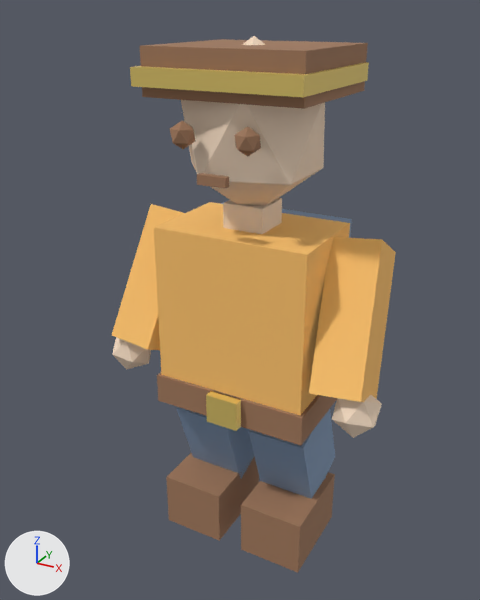
The Blender file assets/animations/player_combat.blend: old version first, new version second.
Before and after are seen from a 50 mm lens placed at (0.828, -1.579, 1.595), pointed at (-0.037, -0.006, 0.808). The lights are fixed; the arrows at lower left show +X, +Y and +Z. The older version comes first.

The older version as bpy lines, for what is in view:
```python
me_icosphere_002 = bpy.data.meshes.new('Icosphere.002')
me_icosphere_002.from_pydata(...)  # 60 vertices, 20 faces; spans x -0.197..0.197, y -0.187..0.187, z -0.22..0.22
me_icosphere_002.materials.append(mat_skin)  # beige #f6ddc4
ob_head = bpy.data.objects.new('head', me_icosphere_002)
ob_head.parent = ob_head_001
ob_head.matrix_parent_inverse = Matrix(((1.0, 0.0, 0.0, 0.0), (0.0, 1.0, 0.0, 0.0), (0.0, 0.0, 1.0, -1.26), (0.0, 0.0, 0.0, 1.0)))
ob_head.location = (0.0, 0.0, 1.32)
ob_head.scale = (1.0, 0.92, 1.05)
ob_head_001 = bpy.data.objects.new('head.001', None)
ob_head_001.parent = ob_neck_001
ob_head_001.location = (0.0, 0.0, 0.14)
ob_hips = bpy.data.objects.new('hips', None)
ob_hips.parent = ob_root
ob_hips.location = (0.0, 0.0, 0.46)
ob_lower_arm_l = bpy.data.objects.new('lower_arm_l', None)
ob_lower_arm_l.parent = ob_upper_arm_l
ob_lower_arm_l.location = (-0.06, 0.0, -0.2)
ob_lower_arm_l.rotation_euler = (-0.35, 0.0, 0.0)  # degrees (-20, 0, 0)
ob_lower_arm_r = bpy.data.objects.new('lower_arm_r', None)
ob_lower_arm_r.parent = ob_upper_arm_r
ob_lower_arm_r.location = (0.06, 0.0, -0.2)
ob_lower_arm_r.rotation_euler = (-0.4, 0.0, 0.0)  # degrees (-23, 0, 0)
ob_root = bpy.data.objects.new('root', None)
ob_root.location = (0.0, 0.0, 0.001)
ob_spine = bpy.data.objects.new('spine', None)
ob_spine.parent = ob_hips
ob_spine.location = (0.0, 0.0, 0.2)
ob_upper_arm_l = bpy.data.objects.new('upper_arm_l', None)
ob_upper_arm_l.parent = ob_shoulder_l
ob_upper_arm_l.location = (0.0, 0.0, 0.0)
ob_upper_arm_l.rotation_euler = (-0.12, 0.0, -0.2)  # degrees (-6.9, 0, -11)
ob_upper_arm_r = bpy.data.objects.new('upper_arm_r', None)
ob_upper_arm_r.parent = ob_shoulder_r
ob_upper_arm_r.location = (0.0, 0.0, 0.0)
ob_upper_arm_r.rotation_euler = (-0.12, 0.0, 0.2)  # degrees (-6.9, 0, 11)
# also in view: 'buckle' at (0.0, -0.17, 0.531); 'tunic' at (0.0, 0.0, 0.771); 'circlet' at (0.0, 0.0, 1.441); 'hand_r' at (0.374, -0.111, 0.612); 'hair' at (0.0, 0.02, 1.451)
```
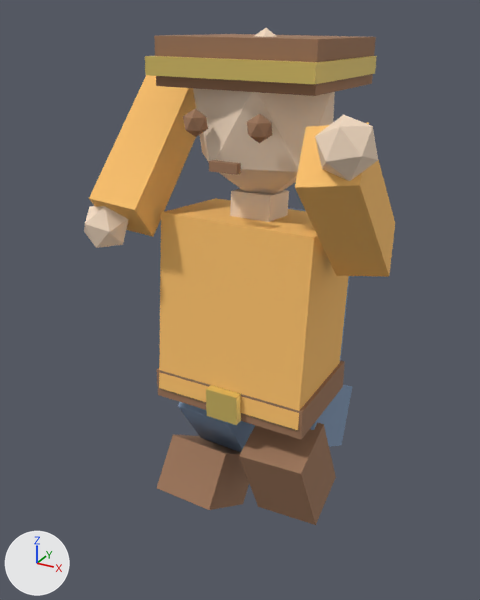
Not drawn themselves, but carrying or shaping drawn objects: ob_root, ob_hips, ob_spine, ob_head_001, ob_upper_arm_l, ob_upper_arm_r, ob_lower_arm_l, ob_lower_arm_r, ob_upper_leg_l, ob_upper_leg_r, ob_lower_leg_l, ob_lower_leg_r, ob_foot_l, ob_foot_r.

Changed parts and their boxes (x1, y1, x2, y2) in the pictures (480 x 600 px):
'tunic', moved, turned: before (154, 202, 350, 415); after (159, 198, 349, 430)
'arm_r', moved, turned: before (309, 237, 396, 402); after (295, 122, 395, 277)
'head', moved, turned: before (181, 36, 325, 206); after (193, 28, 335, 194)
'arm_l', moved, turned: before (112, 204, 185, 350); after (89, 75, 196, 237)
'hair', moved, turned: before (140, 39, 368, 109); after (154, 34, 376, 96)
'boot_r', moved, turned: before (241, 472, 335, 573); after (239, 423, 336, 525)
'circlet', moved, turned: before (130, 62, 369, 97); after (145, 56, 377, 84)
'boot_l', moved, turned: before (166, 453, 259, 541); after (157, 434, 249, 510)
'leg_r', moved, turned: before (248, 409, 335, 499); after (310, 385, 352, 447)
'belt', moved: before (157, 372, 337, 446); after (157, 360, 345, 439)
'hand_r', moved, turned: before (332, 395, 382, 438); after (315, 115, 378, 181)
'leg_l', moved, turned: before (176, 407, 254, 479); after (178, 402, 255, 452)
'neck', moved, turned: before (223, 198, 282, 234); after (230, 189, 289, 222)
'hand_l', moved, turned: before (112, 337, 151, 370); after (84, 206, 129, 248)
'buckle', moved: before (206, 391, 241, 431); after (206, 385, 241, 425)
'eye_r', moved, turned: before (234, 126, 261, 157); after (247, 114, 272, 143)
'eye_l', moved, turned: before (170, 121, 196, 149); after (183, 108, 208, 137)
'mouth', moved, turned: before (197, 173, 229, 188); after (209, 160, 241, 175)
'cape', moved, turned (mostly hidden): before (221, 201, 352, 238); after (288, 208, 350, 360)

What the commit changed:
Object 'root' (ob_root) moves from (0.0, 0.0, 0.001) to (0.0, 0.0, 0.0611).
Object 'hips' (ob_hips) moves from (0.0, 0.0, 0.46) to (0.0, 0.0, 0.42).
Object 'spine' (ob_spine) turns from (0, 0, 0) to (-5.7, 0, 0) degrees about x, y and z.
Object 'head.001' (ob_head_001) turns from (0, 0, 0) to (4.6, 0, 0) degrees about x, y and z.
Object 'upper_arm_l' (ob_upper_arm_l) turns from (-6.9, 0, -11) to (-149, 0, 0) degrees about x, y and z.
Object 'upper_arm_r' (ob_upper_arm_r) turns from (-6.9, 0, 11) to (-133, 0, 0) degrees about x, y and z.
Object 'lower_arm_l' (ob_lower_arm_l) turns from (-20, 0, 0) to (110, 0, 0) degrees about x, y and z.
Object 'lower_arm_r' (ob_lower_arm_r) turns from (-23, 0, 0) to (2.5, 0, 0) degrees about x, y and z.
Object 'upper_leg_l' (ob_upper_leg_l) turns from (19, 0, 0) to (34, 1.9, 0) degrees about x, y and z.
Object 'upper_leg_r' (ob_upper_leg_r) turns from (19, 0, 0) to (60, -3.2, 0) degrees about x, y and z.
Object 'lower_leg_l' (ob_lower_leg_l) turns from (-38, 0, 0) to (-67, 0, 0) degrees about x, y and z.
Object 'lower_leg_r' (ob_lower_leg_r) turns from (-38, 0, 0) to (-120, 0, 0) degrees about x, y and z.
Object 'foot_l' (ob_foot_l) turns from (19, 0, 0) to (0, 0, 0) degrees about x, y and z.
Object 'foot_r' (ob_foot_r) turns from (19, 0, 0) to (-8.6, 0, 0) degrees about x, y and z.
